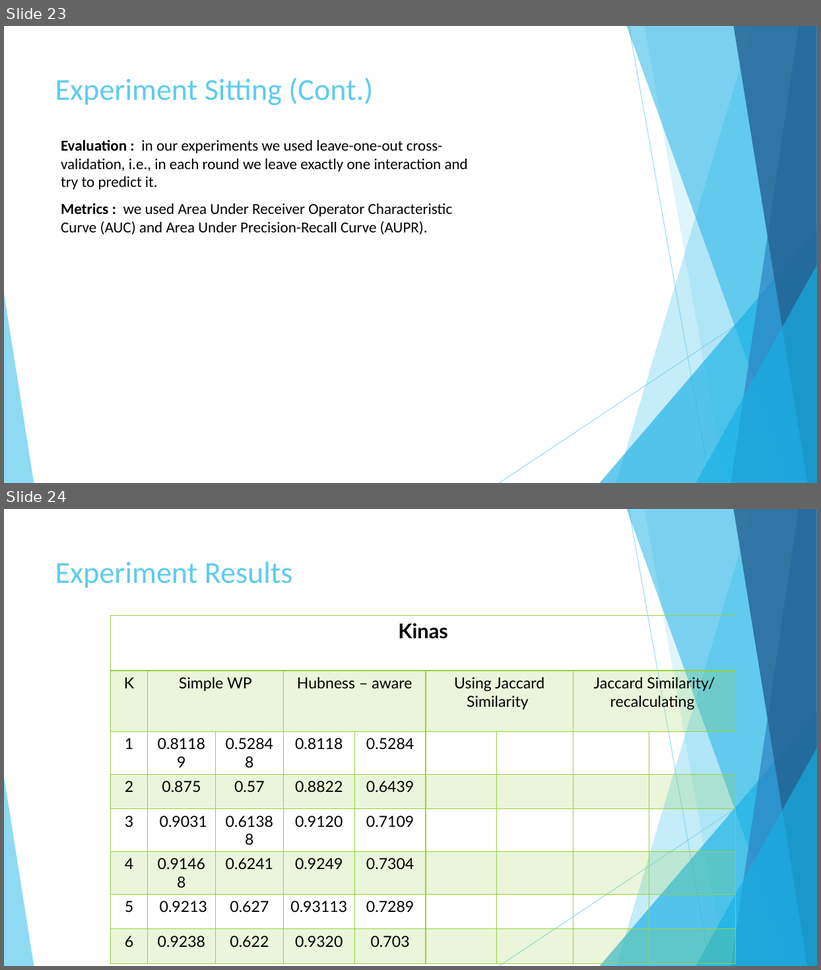
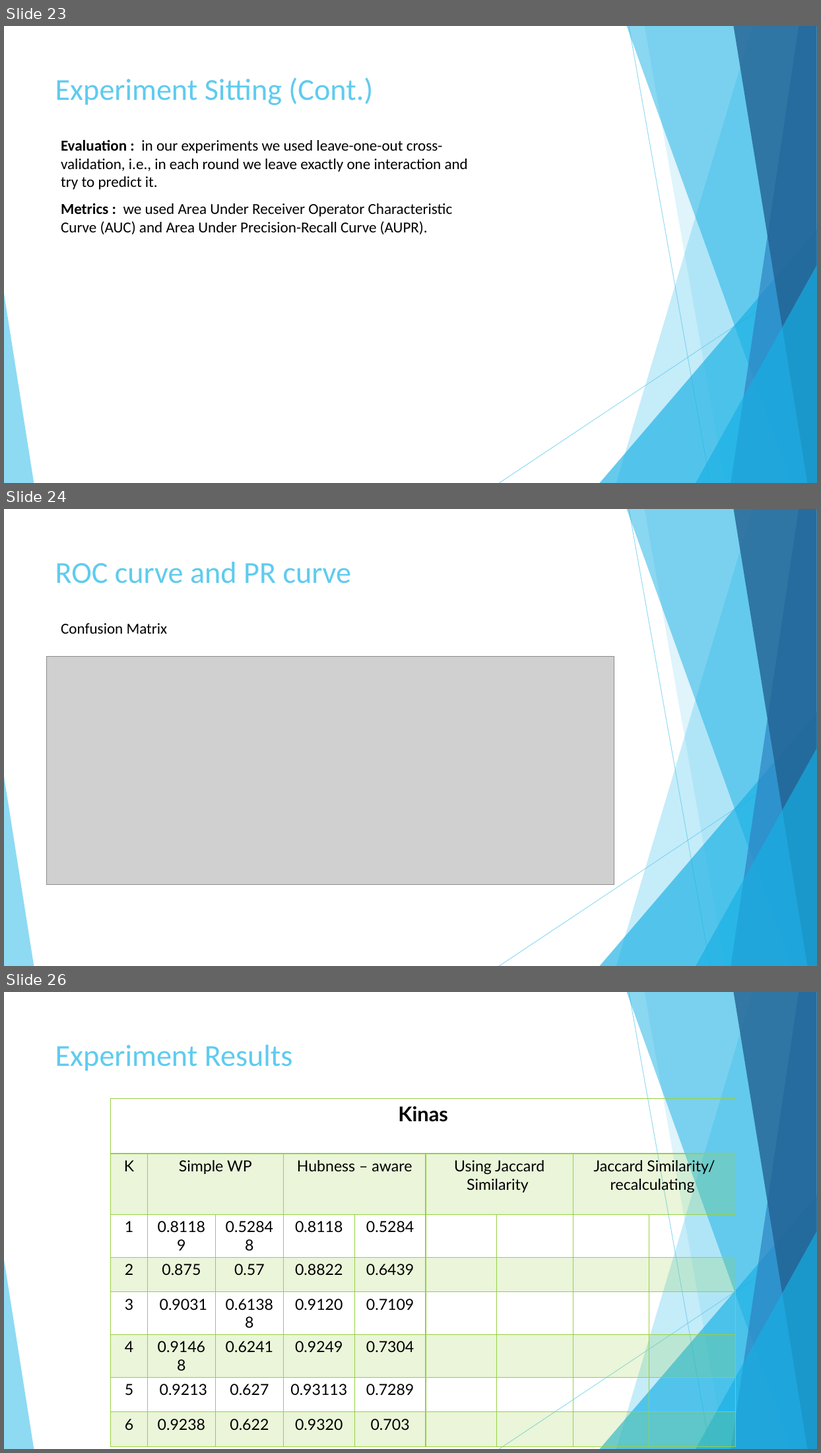
Before and after one commit to AbdullahAlZoabi/Drug-Target-Interaction-Prediction, a slide deck: Drug-Target Interaction Prediction.pptx. Shown one above the other, each under a label of ours: slides 23 and 24 before the commit, slides 23, 24 and 26 after it; the slides between them are not shown. The pictures are 821x970 and 821x1453 pixels, drawn with LibreOffice and Linux fonts; fonts in the diff are those of the drawing; grey boxes stand for pictures. Boxes give left, top, right and bottom in pixels: in the first picture for what was removed or moved away, otherwise in the second. Text is boxed around its words. In the diff, an @@ line names an element or a change of style, - is before the commit and + after.

```diff
--- a/Drug-Target Interaction Prediction.pptx
+++ b/Drug-Target Interaction Prediction.pptx
@@ slide 24 added at bbox=[4, 509, 817, 966], background #FFFFFF; not listed: 10 template elements that a slide beside it also shows @@
@@ title added at bbox=[55, 562, 352, 584], 36 pt, text #5FCBEF @@
+ROC curve and PR curve
@@ text added at bbox=[61, 623, 168, 634], 18 pt, text #000000 @@
+Confusion Matrix
@@ picture added at bbox=[47, 657, 614, 885] @@
@@ what was slide 24 is now slide 26 @@
```
Also in this commit, not shown: 1 other slide added.
